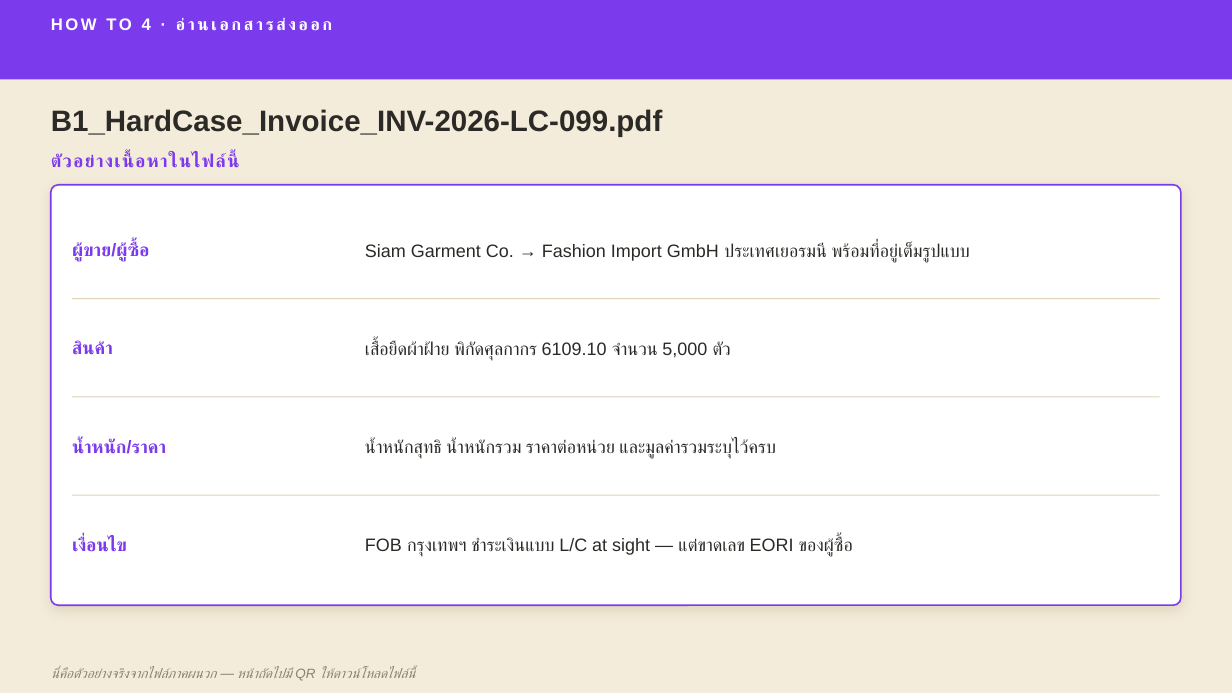
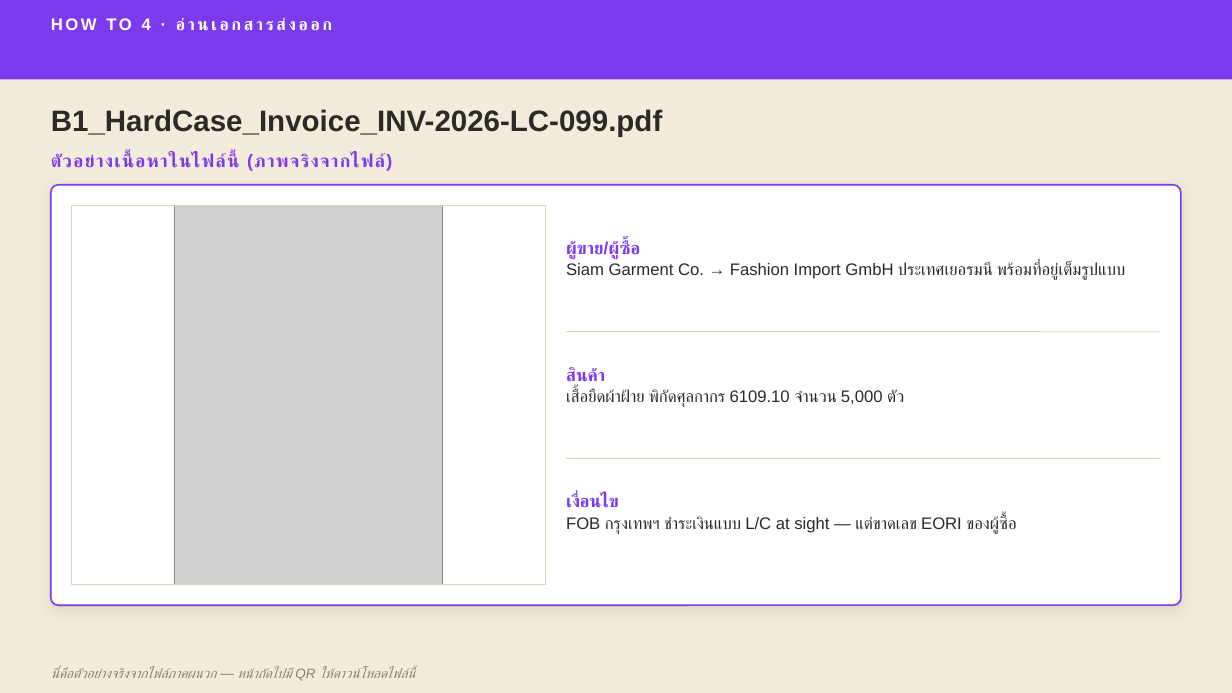
Before and after one commit to skunpoj/krungsri, a slide deck: slide 51 of deck/out3.pptx. Drawn at 1232x693 pixels with LibreOffice and Linux fonts; fonts in the diff are those of the drawing; grey boxes stand for pictures. Boxes give left, top, right and bottom in pixels: in the first picture for what was removed or moved away, otherwise in the second. Text is boxed around its words. In the diff, an @@ line names an element or a change of style, - is before the commit and + after.

```diff
--- a/deck/out3.pptx
+++ b/deck/out3.pptx
@@ text at (51, 154, 393, 171): text changed @@
-ตัวอย่างเนื้อหาในไฟล์นี้
+ตัวอย่างเนื้อหาในไฟล์นี้ (ภาพจริงจากไฟล์)
@@ rectangle added at (71, 205, 546, 585), outline #E0D3B8 0.75 pt @@
@@ picture added at (175, 205, 444, 585) @@
@@ text "ผู้ขาย/ผู้ซื้อ": place and size @@
-text "ผู้ขาย/ผู้ซื้อ" at (72, 243, 149, 262)
+text "ผู้ขาย/ผู้ซื้อ" at (566, 241, 641, 259)
@@ text "Siam Garment Co. → Fashion ...": place and size @@
-text "Siam Garment Co. → Fashion ..." at (365, 243, 970, 263)
+text "Siam Garment Co. → Fashion ..." at (566, 263, 1125, 280)
@@ line removed from (72, 299) to (1160, 299) @@
@@ text "สินค้า": place and size @@
-text "สินค้า" at (72, 341, 113, 355)
+text "สินค้า" at (566, 368, 605, 387)
@@ line added from (567, 332) to (1161, 332), #E0D3B8 0.75 pt @@
@@ size 14 to 13 pt; vertical alignment middle to top in 3 elements at (566, 516, 1016, 534), (566, 263, 1125, 280), (566, 389, 904, 407) @@
@@ text "เสื้อยืดผ้าฝ้าย พิกัดศุลกากร 6109.10 จำนวน 5,000 ...": place and size @@
-text "เสื้อยืดผ้าฝ้าย พิกัดศุลกากร 6109.10 จำนวน 5,000 ..." at (365, 341, 731, 361)
+text "เสื้อยืดผ้าฝ้าย พิกัดศุลกากร 6109.10 จำนวน 5,000 ..." at (566, 389, 904, 407)
@@ line removed from (72, 396) to (1160, 396) @@
@@ text removed at (72, 439, 166, 454) @@
-น้ำหนัก/ราคา
@@ text removed at (365, 439, 776, 459) @@
-น้ำหนักสุทธิ น้ำหนักรวม ราคาต่อหน่วย และมูลค่ารวมระบุไว้ครบ
@@ size 14 to 13.5 pt; vertical alignment middle to bottom in 3 elements at (566, 241, 641, 259), (566, 368, 605, 387), (566, 494, 619, 508) @@
@@ text "เงื่อนไข": place and size @@
-text "เงื่อนไข" at (72, 537, 127, 552)
+text "เงื่อนไข" at (566, 494, 619, 508)
@@ line added from (567, 458) to (1161, 458), #E0D3B8 0.75 pt @@
@@ line removed from (72, 495) to (1160, 495) @@
@@ text "FOB กรุงเทพฯ ชำระเงินแบบ L/C at ...": place and size @@
-text "FOB กรุงเทพฯ ชำระเงินแบบ L/C at ..." at (365, 538, 853, 557)
+text "FOB กรุงเทพฯ ชำระเงินแบบ L/C at ..." at (566, 516, 1016, 534)
```
Also in this commit, not shown: 9 other slides changed, 7 other files.
